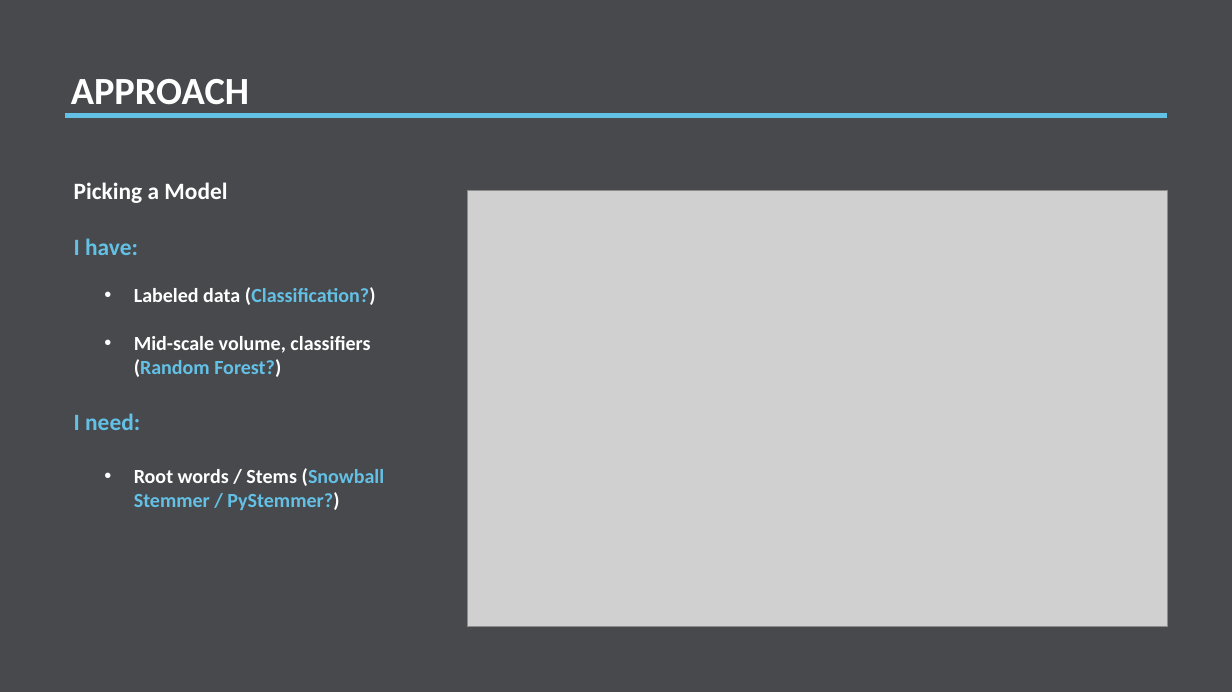
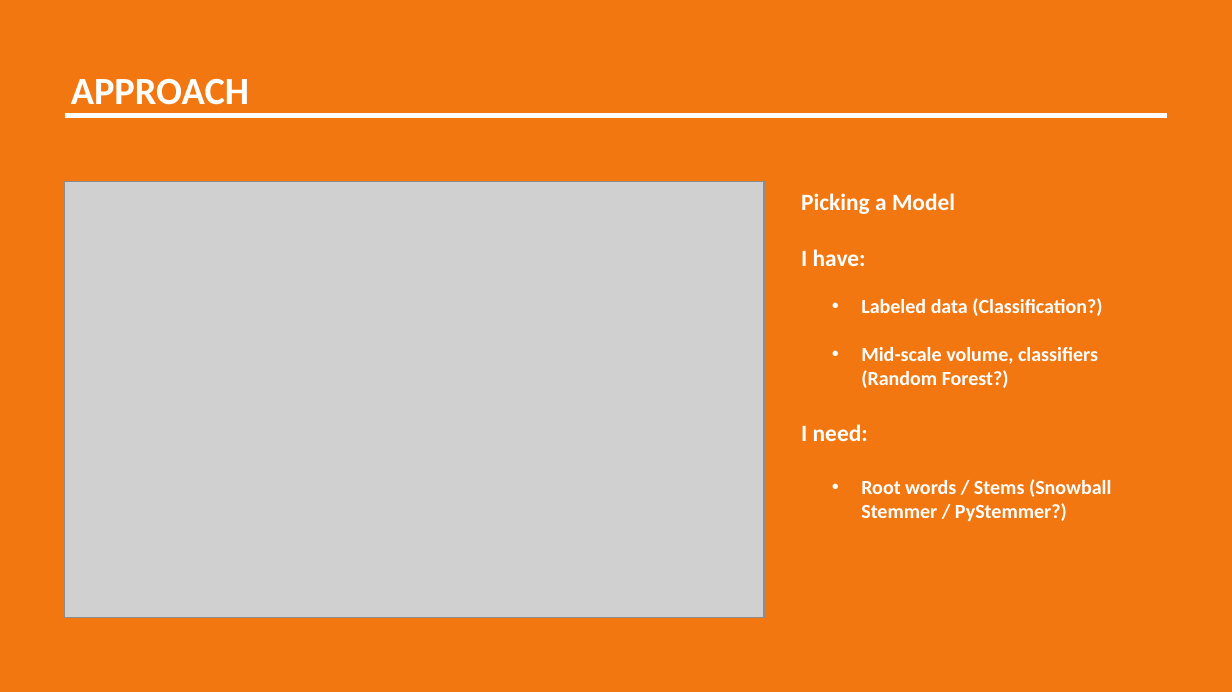
Before and after one commit to misrab/homework, a slide deck: slide 4 of BrandonWong/Project/Presentation.pptx. Drawn at 1232x692 pixels with LibreOffice and Linux fonts; fonts in the diff are those of the drawing; grey boxes stand for pictures. Boxes give left, top, right and bottom in pixels: in the first picture for what was removed or moved away, otherwise in the second. Text is boxed around its words. In the diff, an @@ line names an element or a change of style, - is before the commit and + after.

```diff
--- a/BrandonWong/Project/Presentation.pptx
+++ b/BrandonWong/Project/Presentation.pptx
@@ rectangle at (0, 0, 1232, 692): fill #47494D to #F37711 @@
@@ line (65, 116) - (1167, 116): stroke #64C1E6 3 pt to #FFFFFF 3 pt @@
@@ picture: place and size @@
-picture at (468, 190, 1167, 626)
+picture at (65, 182, 764, 617)
@@ text "Picking a Model": place and size @@
-text "Picking a Model" at (74, 182, 385, 510)
+text "Picking a Model" at (801, 193, 1112, 521)
@@ text at (801, 249, 1112, 521): text colour #64C1E6 to #FFFFFF in "I have:", "(Classification?)", "(Random Forest?)", "I need:" and 1 more places @@
```
Also in this commit, not shown: 8 other slides changed, 1 other file.
